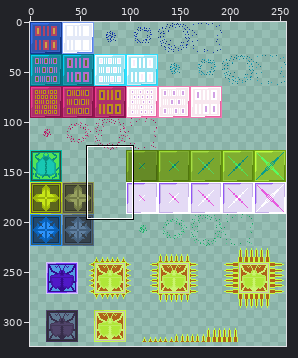
Sprite sheet: Sprites/Enemies/barriers_sheet.png. Above, an overview of the earlier version with the close-up marked.
Close-up. Earlier state:
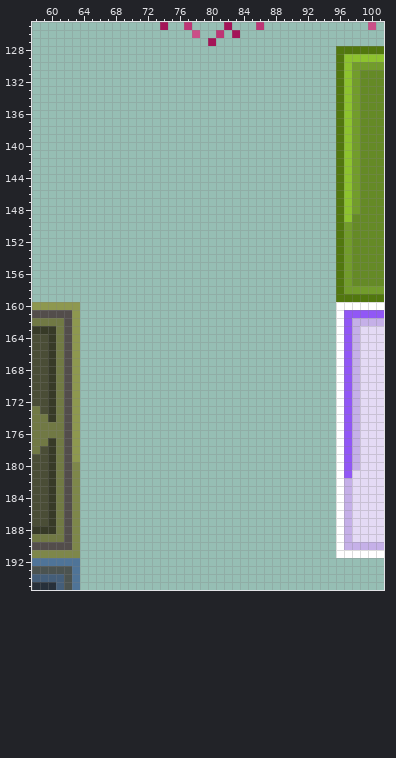
The file is 256x428 pixels. Colours within 5 levels of each other are drawn and written as one. Shown: x 58..101, y 125..195. The wide view leaves out empty margins.
After the commit:
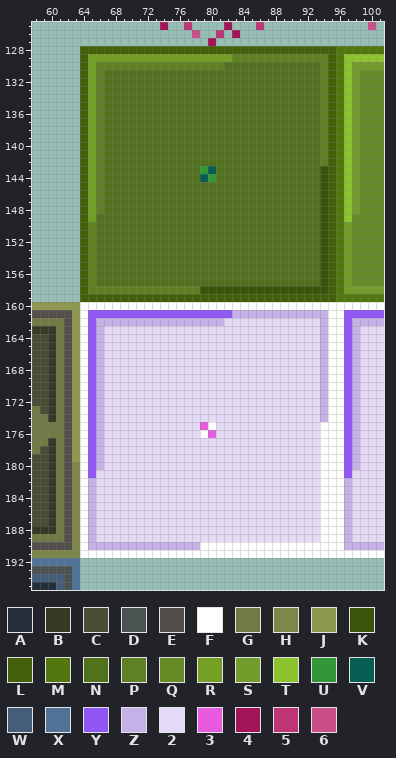
Palette (. is transparent): A #27303a  B #373a27  C #4a4d36  D #4b5350  E #534d4b  F #ffffff  G #717944  H #7e874a  J #8e984f  K #3a540c  L #42610a  M #51770e  N #52711f  P #5f8025  Q #658a26  R #739f25  S #729c2b  T #8dc32e  U #339639  V #065d52  W #445e79  X #4f7498  Y #9157f6  Z #c5b0e8  2 #e4daf5  3 #e75bdf  4 #a41458  5 #be3575  6 #cb4e88
Diff:
y 128: x 64..95 ................................ -> LLLLLLLLLLLLLLLLLLLLLLLLLLLLLLLL
y 129: x 64..95 ................................ -> LRRRRRRRRRRRRRRRRRRPPPPPPPPPPPPL
y 130: x 64..95 ................................ -> LRPPPPPPPPPPPPPPPPNNNNNNNNNNNNPL
y 131..142: x 64..95 ................................ -> LRPNNNNNNNNNNNNNNNNNNNNNNNNNNNPL
y 143: x 64..95 ................................ -> LRPNNNNNNNNNNNNUVNNNNNNNNNNNNNKL
y 144: x 64..95 ................................ -> LRPNNNNNNNNNNNNVUNNNNNNNNNNNNNKL
y 145..148: x 64..95 ................................ -> LRPNNNNNNNNNNNNNNNNNNNNNNNNNNNKL
y 149: x 64..95 ................................ -> LRNNNNNNNNNNNNNNNNNNNNNNNNNNNNKL
y 150..157: x 64..95 ................................ -> LPNNNNNNNNNNNNNNNNNNNNNNNNNNNNKL
y 158: x 64..95 ................................ -> LPPPPPPPPPPPPPPKKKKKKKKKKKKKKKKL
y 159: x 64..95 ................................ -> LLLLLLLLLLLLLLLLLLLLLLLLLLLLLLLL
y 160: x 64..95 ................................ -> FFFFFFFFFFFFFFFFFFFFFFFFFFFFFFFF
y 161: x 64..95 ................................ -> FYYYYYYYYYYYYYYYYYYZZZZZZZZZZZZF
y 162: x 64..95 ................................ -> FYZZZZZZZZZZZZZZZZ222222222222ZF
y 163..174: x 64..95 ................................ -> FYZ222222222222222222222222222ZF
y 175: x 64..95 ................................ -> FYZ2222222222223F2222222222222FF
y 176: x 64..95 ................................ -> FYZ222222222222F32222222222222FF
y 177..180: x 64..95 ................................ -> FYZ222222222222222222222222222FF
y 181: x 64..95 ................................ -> FY2222222222222222222222222222FF
y 182..189: x 64..95 ................................ -> FZ2222222222222222222222222222FF
y 190: x 64..95 ................................ -> FZZZZZZZZZZZZZZFFFFFFFFFFFFFFFFF
y 191: x 64..95 ................................ -> FFFFFFFFFFFFFFFFFFFFFFFFFFFFFFFF
Changed places in both close-ups, as pixel boxes (x1, y1, x2, y2):
added: (80, 46, 336, 558)
